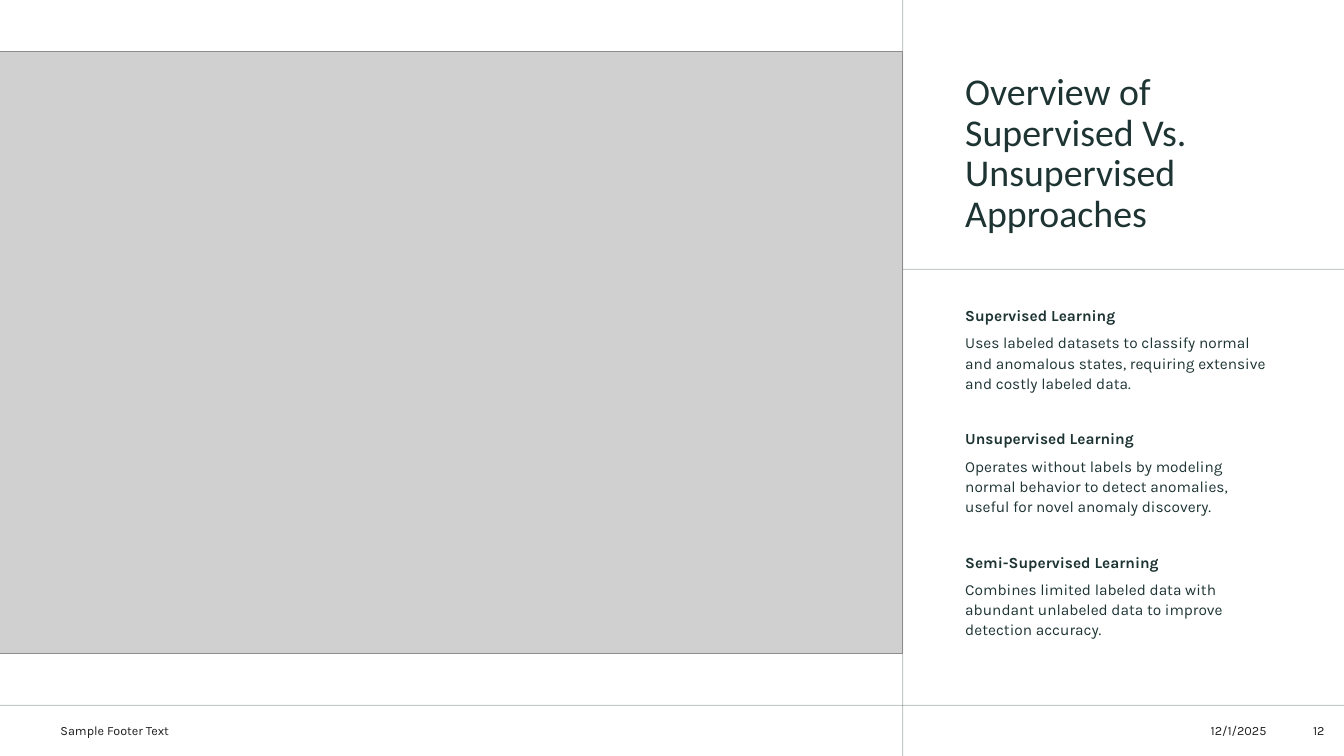
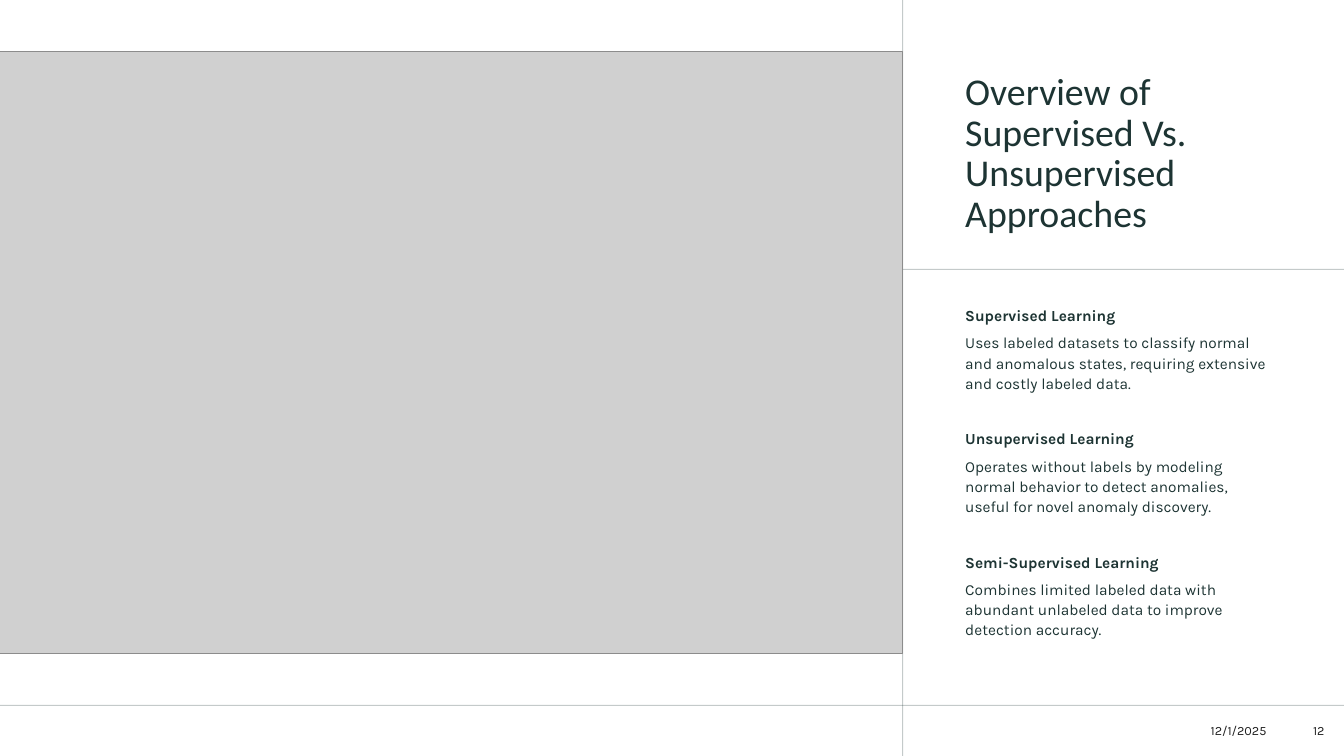
Before and after one commit to Sntai20/update-server-server-sync, a slide deck: slide 12 of docs/presentation/Anomaly Detection in Software Update Streams A Machine Learning Approach.pptx. Drawn at 1344x756 pixels with LibreOffice and Linux fonts; fonts in the diff are those of the drawing; grey boxes stand for pictures. Boxes give left, top, right and bottom in pixels: in the first picture for what was removed or moved away, otherwise in the second. Text is boxed around its words. In the diff, an @@ line names an element or a change of style, - is before the commit and + after.

```diff
--- a/docs/presentation/Anomaly Detection in Software Update Streams A Machine Learning Approach.pptx
+++ b/docs/presentation/Anomaly Detection in Software Update Streams A Machine Learning Approach.pptx
@@ text removed at [60, 726, 169, 738] @@
-Sample Footer Text
```
Also in this commit, not shown: 22 other slides changed, 2 slides added.
